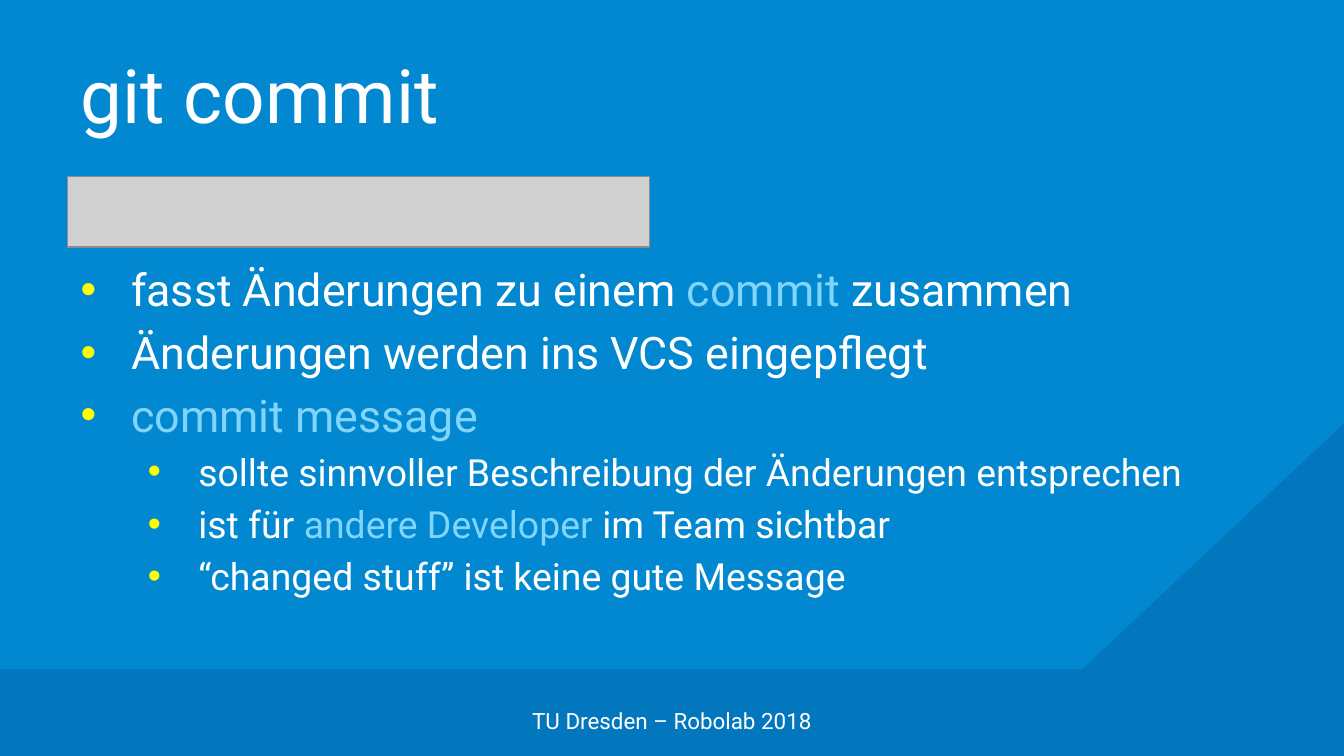
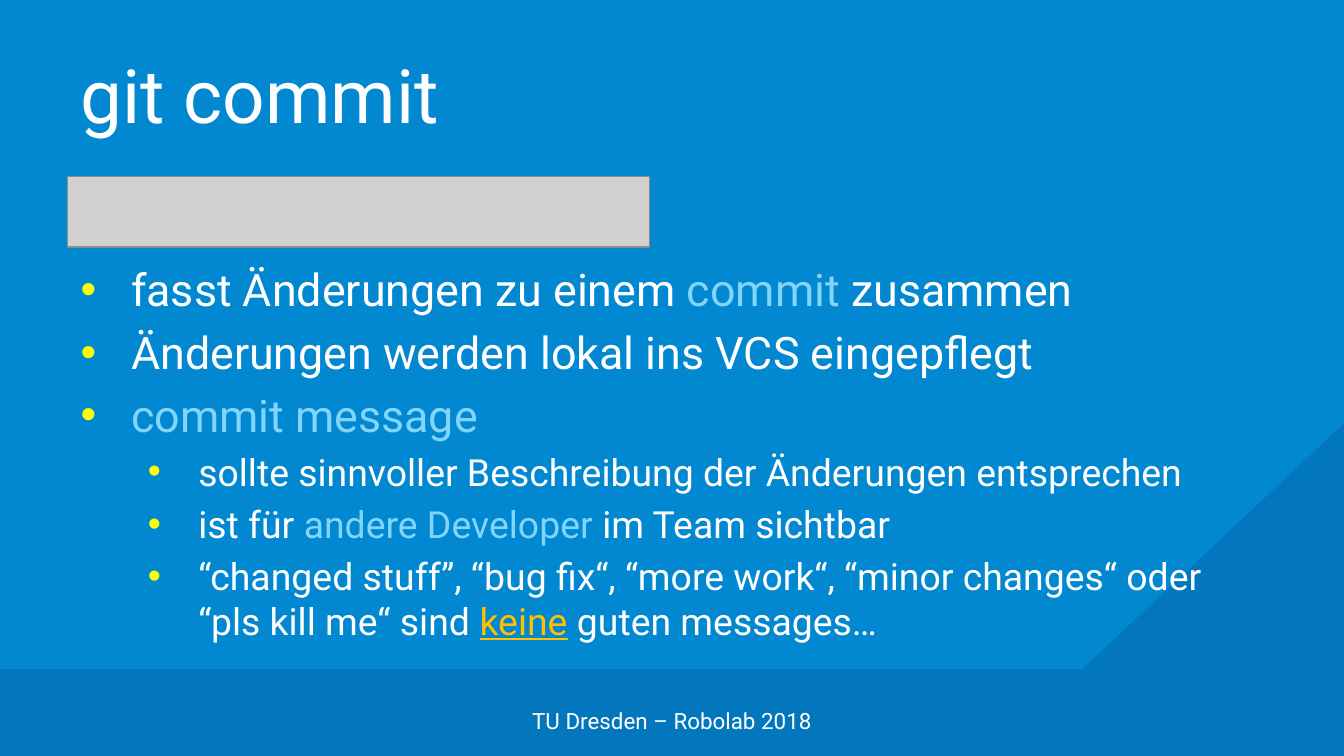
Before and after one commit to edisontrent1337/gitslides, a slide deck: slide 18 of Git.pptx. Drawn at 1344x756 pixels with LibreOffice and Linux fonts; fonts in the diff are those of the drawing; grey boxes stand for pictures; background and template pictures are left out. Boxes give left, top, right and bottom in pixels: in the first picture for what was removed or moved away, otherwise in the second. Text is boxed around its words. In the diff, an @@ line names an element or a change of style, - is before the commit and + after.

```diff
--- a/Git.pptx
+++ b/Git.pptx
@@ text at (131,330,1033,379): text changed @@
-• Änderungen werden ins VCS eingepflegt
+• Änderungen werden lokal ins VCS eingepflegt
@@ text at (198,561,1201,643): text changed @@
-  • “changed stuff” ist keine gute Message
+  • “changed stuff”, “bug fix“, “more work“, “minor changes“ oder
+    “pls kill me“ sind keine guten messages…
```
Also in this commit, not shown: 8 other slides changed, 2 slides added.
